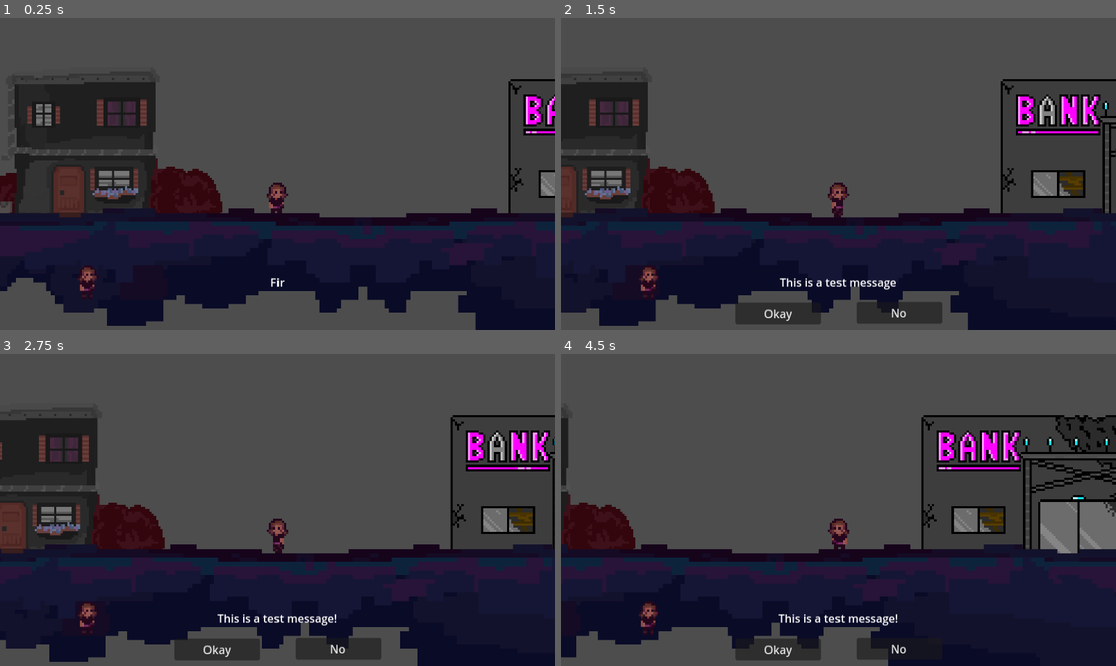
Above: before the commit, frames 1-4 (two rows, left to right).
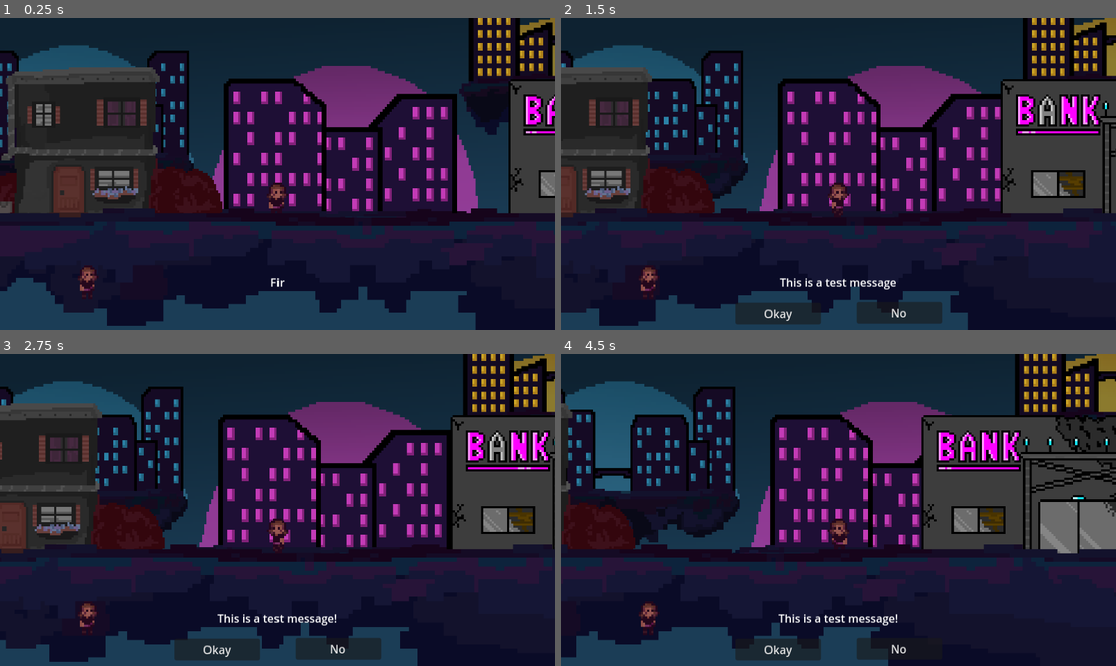
Above: after the commit, the same moments.

Repository: jjkool1214/MotherWakeUp
Game: Godot game, scene res://scenes/Exteriors.tscn
Same seed, same stepped clock (60 frames per second), same inputs: the game is played once before the commit and once after it.
Inputs:
- Up to frame 1 (0.25 s): no input
- Up to frame 2 (1.5 s): hold Right (right) from 0.53 s (still down); tap Space (dialogue) at 0.6 s; tap E (interact) at 1.35 s
- Up to frame 3 (2.75 s): release Right (right) at 2.03 s; hold Left (left) from 2.03 s (still down); tap Space (dialogue) at 2.1 s
- Up to frame 4 (4.5 s): release Left (left) at 2.78 s; hold Right (right) 2.78-4.28 s; tap E (interact) at 2.85, 4.35 s; tap Space (dialogue) at 3.6 s; hold Left (left) from 4.28 s (still down)

The runs differ from the first frame. In frame 1, 52% of the frame differs, in the area x 0-100%, y 0-100%; in frame 2, 49%; in frame 3, 49%; in frame 4, 50%.

Commit message:
Firsh parallax background

Diff:
--- a/scenes/Exteriors.tscn
+++ b/scenes/Exteriors.tscn
@@ -1,6 +1,7 @@
-[gd_scene load_steps=6 format=3 uid="uid://b8b2oa4h50baa"]
+[gd_scene load_steps=7 format=3 uid="uid://b8b2oa4h50baa"]
 
-[ext_resource type="PackedScene" uid="uid://cvgba3sx5xu3l" path="res://scenes/Home.tscn" id="2_36t4s"]
+[ext_resource type="Texture2D" uid="uid://kd01hnl2wrap" path="res://assets/sprites/Background/background_stage1.png" id="1_ipgou"]
+[ext_resource type="PackedScene" uid="uid://cvgba3sx5xu3l" path="res://scenes/home.tscn" id="2_36t4s"]
 [ext_resource type="PackedScene" uid="uid://crlgma5lhti8w" path="res://scenes/Player.tscn" id="3_fa37f"]
 [ext_resource type="PackedScene" uid="uid://davsifgg8iff6" path="res://scenes/Street1.tscn" id="4_kcfog"]
 [ext_resource type="PackedScene" uid="uid://cg8v4up1lmtf" path="res://scenes/Land01.tscn" id="4_q0e7q"]
@@ -18,6 +19,17 @@
 [node name="Player" parent="." instance=ExtResource("3_fa37f")]
 position = Vector2(-211, 55)
 
+[node name="ParallaxBackground" type="ParallaxBackground" parent="Player"]
+
+[node name="ParallaxLayer" type="ParallaxLayer" parent="Player/ParallaxBackground"]
+position = Vector2(-111, 105)
+motion_scale = Vector2(0.1, 0.1)
+
+[node name="Sprite2D" type="Sprite2D" parent="Player/ParallaxBackground/ParallaxLayer"]
+position = Vector2(295, 46.875)
+scale = Vector2(1.6125, 1.76806)
+texture = ExtResource("1_ipgou")
+
 [node name="LandHome" parent="." instance=ExtResource("4_q0e7q")]
 position = Vector2(-346, 79)
 
--- /dev/null
+++ b/scenes/objects/doorObject.tscn
@@ -0,0 +1,3 @@
+[gd_scene format=3 uid="uid://cjx54uf6wb150"]
+
+[node name="DoorObject" type="Node2D"]
--- /dev/null
+++ b/scenes/objects/interactableObject.tscn
@@ -0,0 +1,27 @@
+[gd_scene load_steps=4 format=3 uid="uid://dgepwes5p61vr"]
+
+[ext_resource type="Script" path="res://scenes/area_2d_2.gd" id="1_qk7o8"]
+
+[sub_resource type="RectangleShape2D" id="RectangleShape2D_pfw1s"]
+size = Vector2(16, 24)
+
+[sub_resource type="RectangleShape2D" id="RectangleShape2D_auhdh"]
+size = Vector2(14, 23)
+
+[node name="InteractableObject" type="Node2D"]
+
+[node name="Area2D" type="Area2D" parent="."]
+position = Vector2(0, -1)
+
+[node name="CollisionShape2D" type="CollisionShape2D" parent="Area2D"]
+position = Vector2(0, 1)
+shape = SubResource("RectangleShape2D_pfw1s")
+
+[node name="Area2D2" type="Area2D" parent="."]
+script = ExtResource("1_qk7o8")
+
+[node name="CollisionShape2D" type="CollisionShape2D" parent="Area2D2"]
+position = Vector2(0, -0.5)
+shape = SubResource("RectangleShape2D_auhdh")
+
+[connection signal="body_entered" from="Area2D" to="Area2D2" method="_on_area_2d_body_entered"]
Binary file added: assets/sprites/Background/background_stage1.png
Not shown, added: assets/sprites/Background/background_stage1.png.import
